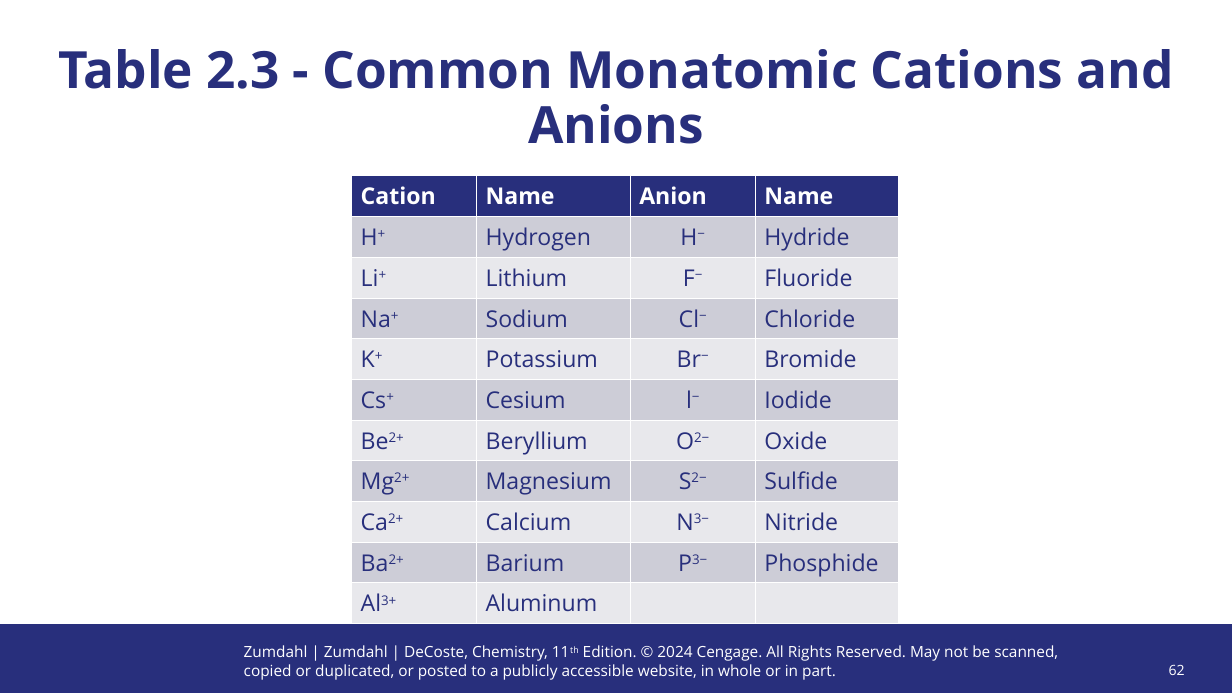
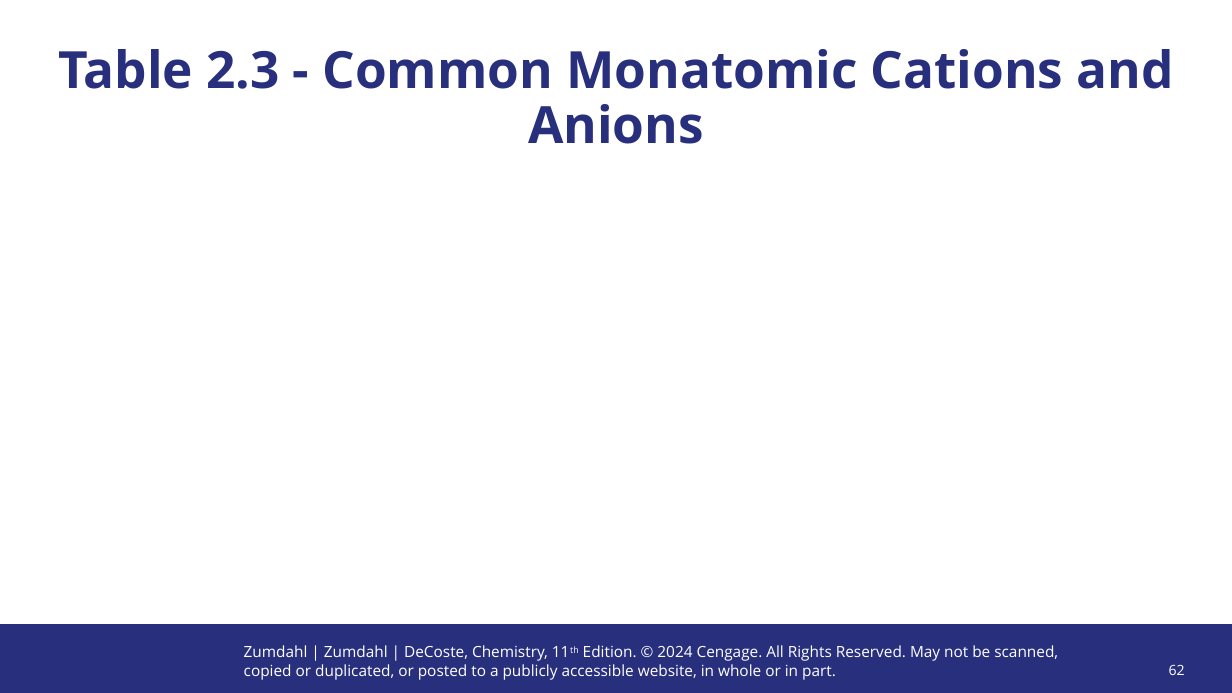
Before and after one commit to XUP45P3/NTUT, a slide deck: slide 62 of 化學（一）/化學-CH2.ppt. Drawn at 1232x693 pixels with LibreOffice and Linux fonts; fonts in the diff are those of the drawing; background and template pictures are left out. Boxes give left, top, right and bottom in pixels: in the first picture for what was removed or moved away, otherwise in the second. Text is boxed around its words. In the diff, an @@ line names an element or a change of style, - is before the commit and + after.

```diff
--- a/化學（一）/化學-CH2.ppt
+++ b/化學（一）/化學-CH2.ppt
@@ table removed at [352, 175, 898, 615], 11 rows, 4 columns @@
-Cation | Name | Anion | Name
-H+ | Hydrogen | H− | Hydride
-Li+ | Lithium | F− | Fluoride
-Na+ | Sodium | Cl− | Chloride
-K+ | Potassium | Br− | Bromide
-Cs+ | Cesium | l− | Iodide
-Be2+ | Beryllium | O2− | Oxide
-Mg2+ | Magnesium | S2− | Sulfide
-Ca2+ | Calcium | N3− | Nitride
-Ba2+ | Barium | P3− | Phosphide
-Al3+ | Aluminum |  | 
```
Also in this commit, not shown: 11 other slides changed, 10 other files.
